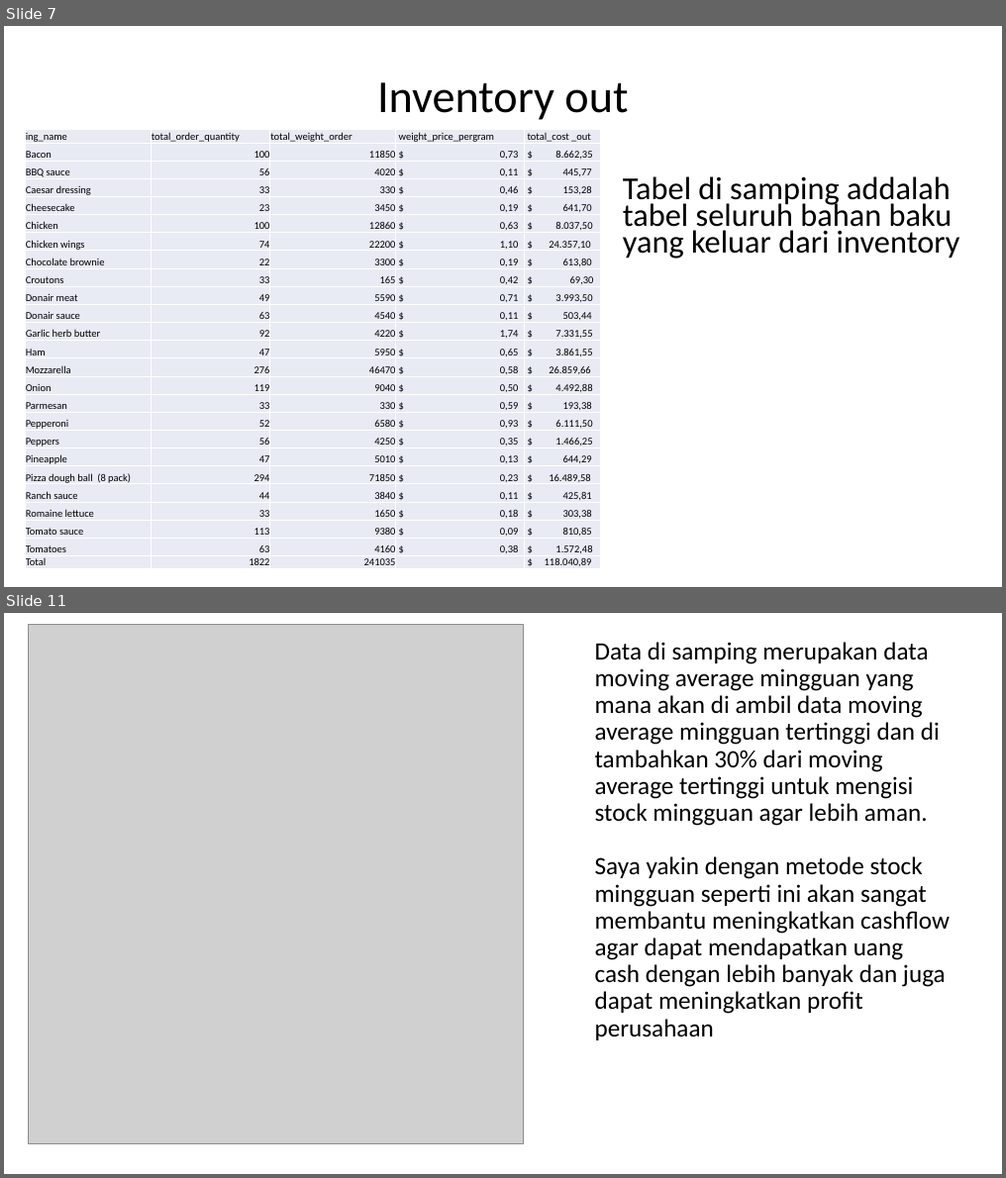
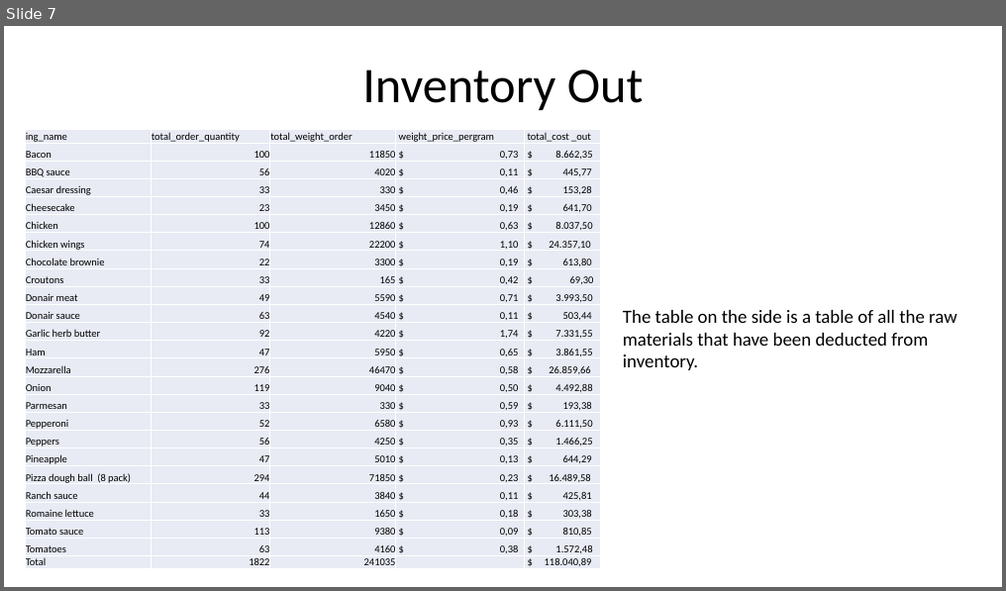
Before and after one commit to Halaholo61/Pizza-king-Stock-Optimization, a slide deck: MANAJEMEN OPTIMASI STOCK PIZZA KING.pptx. Shown one above the other, each under a label of ours: slides 7 and 11 before the commit, slide 7 after it; the slides between them are not shown. The pictures are 1006x1178 and 1006x591 pixels, drawn with LibreOffice and Linux fonts; fonts in the diff are those of the drawing; grey boxes stand for pictures. Boxes give left, top, right and bottom in pixels: in the first picture for what was removed or moved away, otherwise in the second. Text is boxed around its words. In the diff, an @@ line names an element or a change of style, - is before the commit and + after.

```diff
--- a/MANAJEMEN OPTIMASI STOCK PIZZA KING.pptx
+++ b/MANAJEMEN OPTIMASI STOCK PIZZA KING.pptx
@@ slide 11 removed at [4,613,1002,1174], background #FFFFFF @@
@@ picture removed at [28,624,524,1145] @@
@@ title removed at [595,642,949,1041] @@
-Data di samping merupakan data moving average mingguan yang mana akan di ambil data moving average mingguan tertinggi dan di tambahkan 30% dari moving average tertinggi untuk mengisi stock mingguan agar lebih aman.
-Saya yakin dengan metode stock mingguan seperti ini akan sangat membantu meningkatkan cashflow agar dapat mendapatkan uang cash dengan lebih banyak dan juga dapat meningkatkan profit perusahaan
@@ slide 7 changed as well @@
@@ title at [362,70,644,110]: text changed; size 44 to 48 pt @@
-Inventory out
+Inventory Out
@@ text at [623,310,957,371]: text changed; size 30.8 to 18 pt @@
-Tabel di samping addalah tabel seluruh bahan baku yang keluar dari inventory
+The table on the side is a table of all the raw materials that have been deducted from inventory.
```
Also in this commit, not shown: 2 other slides changed, 8 slides added, 7 other slides removed, 3 other files.
